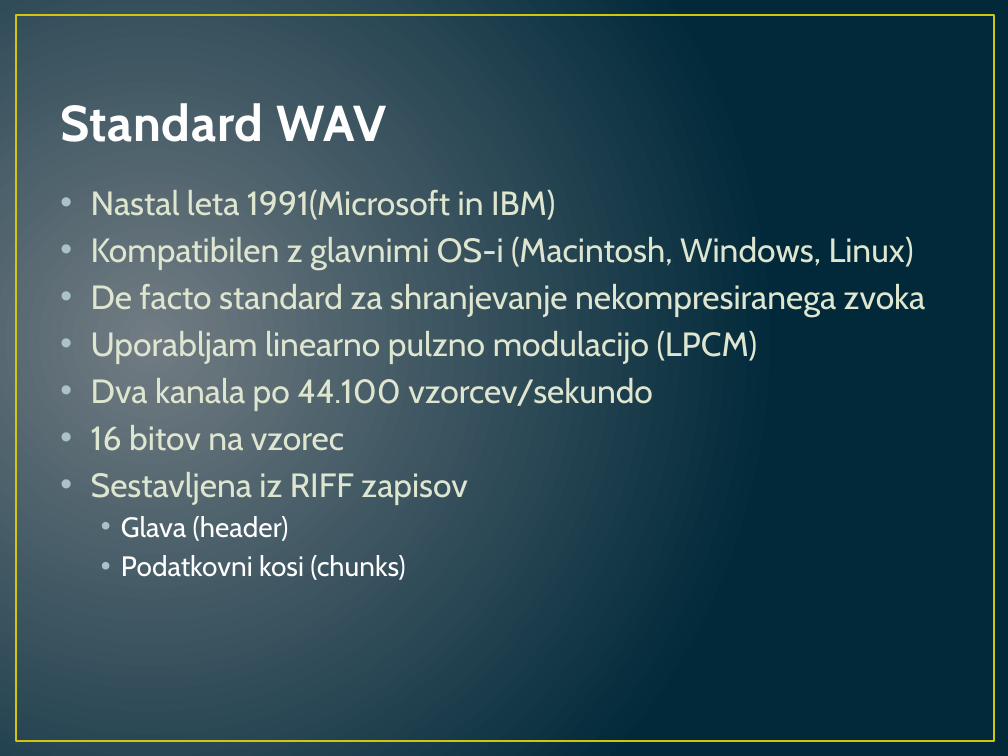
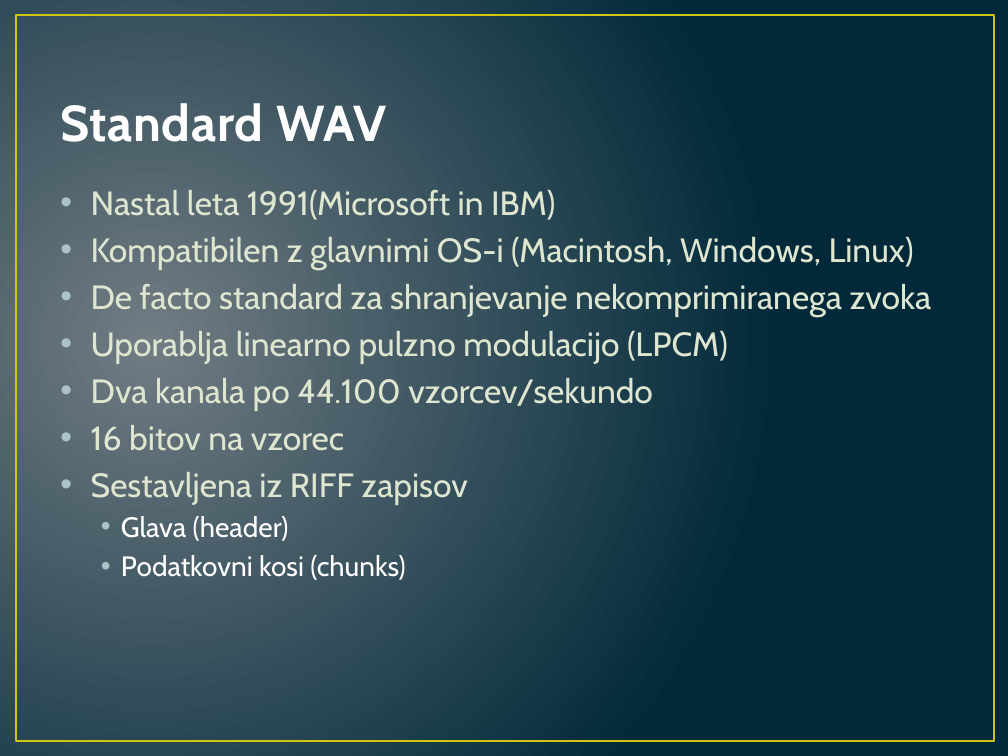
Before and after one commit to primus11/RZP, a slide deck: slide 7 of documentation/chiptune_glasba.pptx. Drawn at 1008x756 pixels with LibreOffice and Linux fonts; fonts in the diff are those of the drawing. Boxes give left, top, right and bottom in pixels: in the first picture for what was removed or moved away, otherwise in the second. Text is boxed around its words. In the diff, an @@ line names an element or a change of style, - is before the commit and + after.

```diff
--- a/documentation/chiptune_glasba.pptx
+++ b/documentation/chiptune_glasba.pptx
@@ text at [91, 283, 932, 364]: text changed @@
-• De facto standard za shranjevanje nekompresiranega zvoka
-• Uporabljam linearno pulzno modulacijo (LPCM)
+• De facto standard za shranjevanje nekomprimiranega zvoka
+• Uporablja linearno pulzno modulacijo (LPCM)
```
Also in this commit, not shown: 1 other file.
